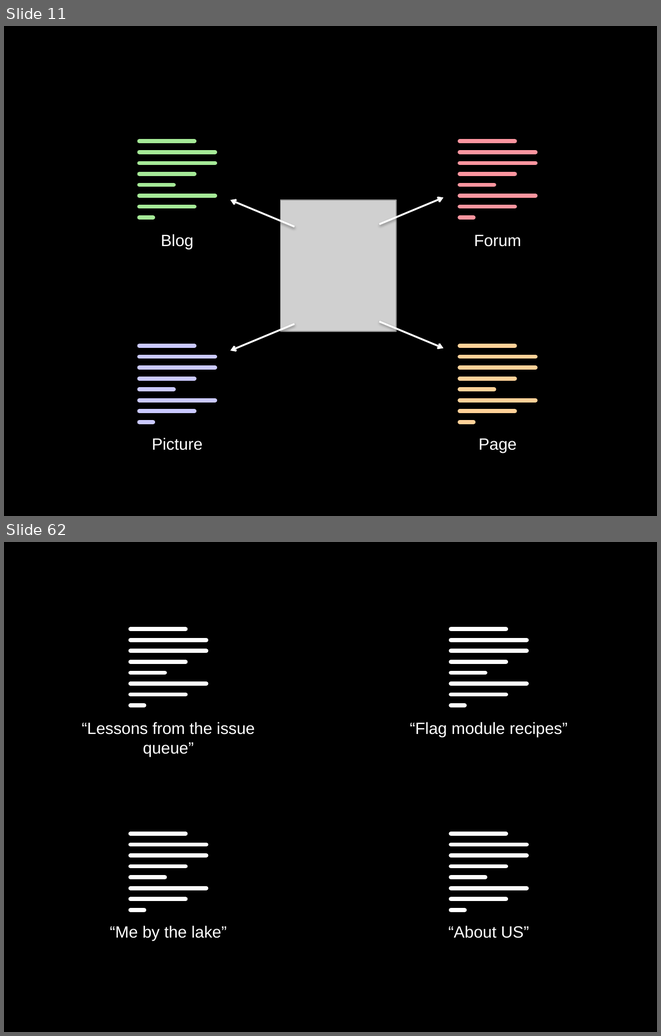
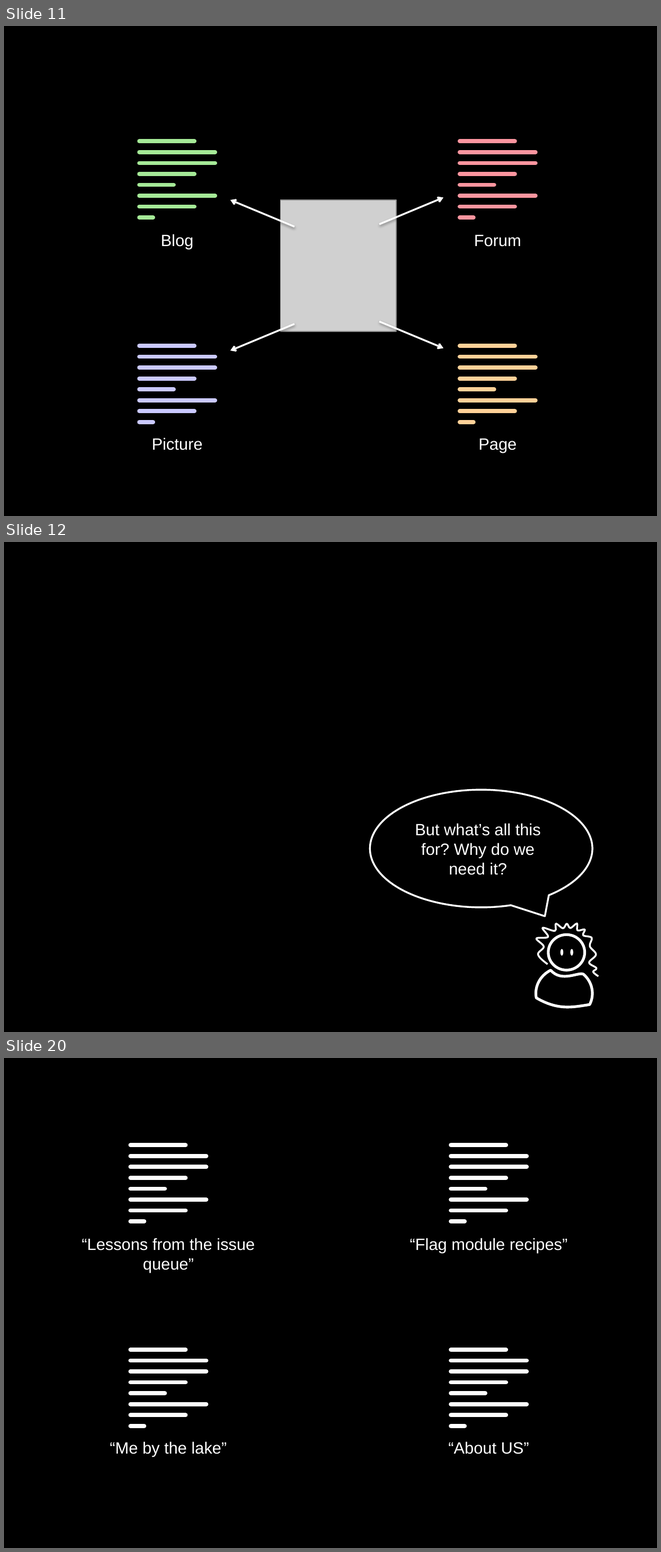
Before and after one commit to socketwench/introToContentTypes, a slide deck: src/introToContentTypes.pptx. Shown one above the other, each under a label of ours: slides 11 and 62 before the commit, slides 11, 12 and 20 after it; the slides between them are not shown. The pictures are 661x1036 and 661x1552 pixels, drawn with LibreOffice and Linux fonts; fonts in the diff are those of the drawing; grey boxes stand for pictures. Boxes give left, top, right and bottom in pixels: in the first picture for what was removed or moved away, otherwise in the second. Text is boxed around its words. In the diff, an @@ line names an element or a change of style, - is before the commit and + after.

```diff
--- a/src/introToContentTypes.pptx
+++ b/src/introToContentTypes.pptx
@@ slide 12 added at [4, 542, 657, 1032], background #000000 @@
@@ speech bubble added at [370, 790, 592, 907], outline #FFFFFF 2 pt, 18 pt, text #FFFFFF @@
+But what’s all this for? Why do we need it?
@@ freeform shape added at [536, 923, 598, 976], outline #FFFFFF 2 pt @@
@@ ellipse added at [548, 934, 585, 970], outline #FFFFFF 3 pt @@
@@ ellipse added at [560, 949, 564, 955], fill #FFFFFF @@
@@ ellipse added at [570, 949, 573, 955], fill #FFFFFF @@
@@ freeform shape added at [536, 970, 593, 1007], outline #FFFFFF 3 pt @@
@@ what was slide 62 is now slide 20 @@
```
Also in this commit, not shown: 9 other slides added, 3 slides removed, 11 other files.
